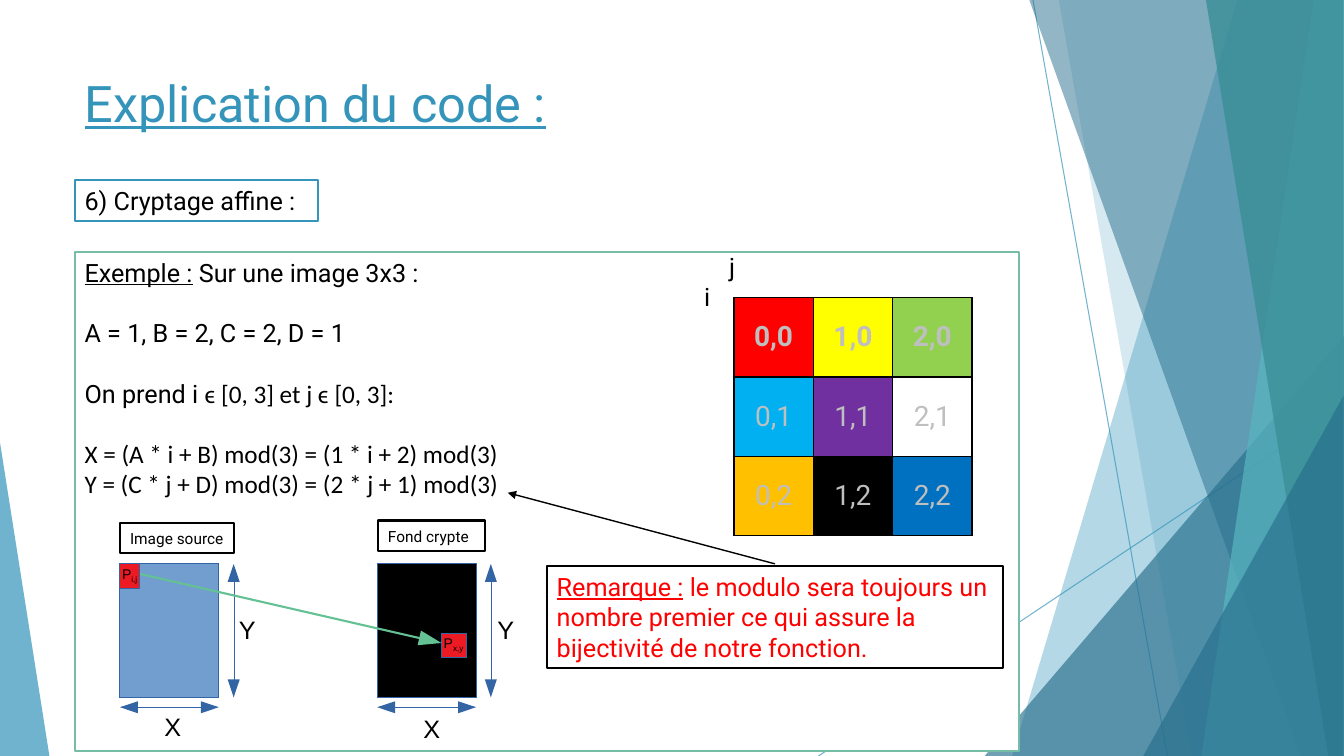
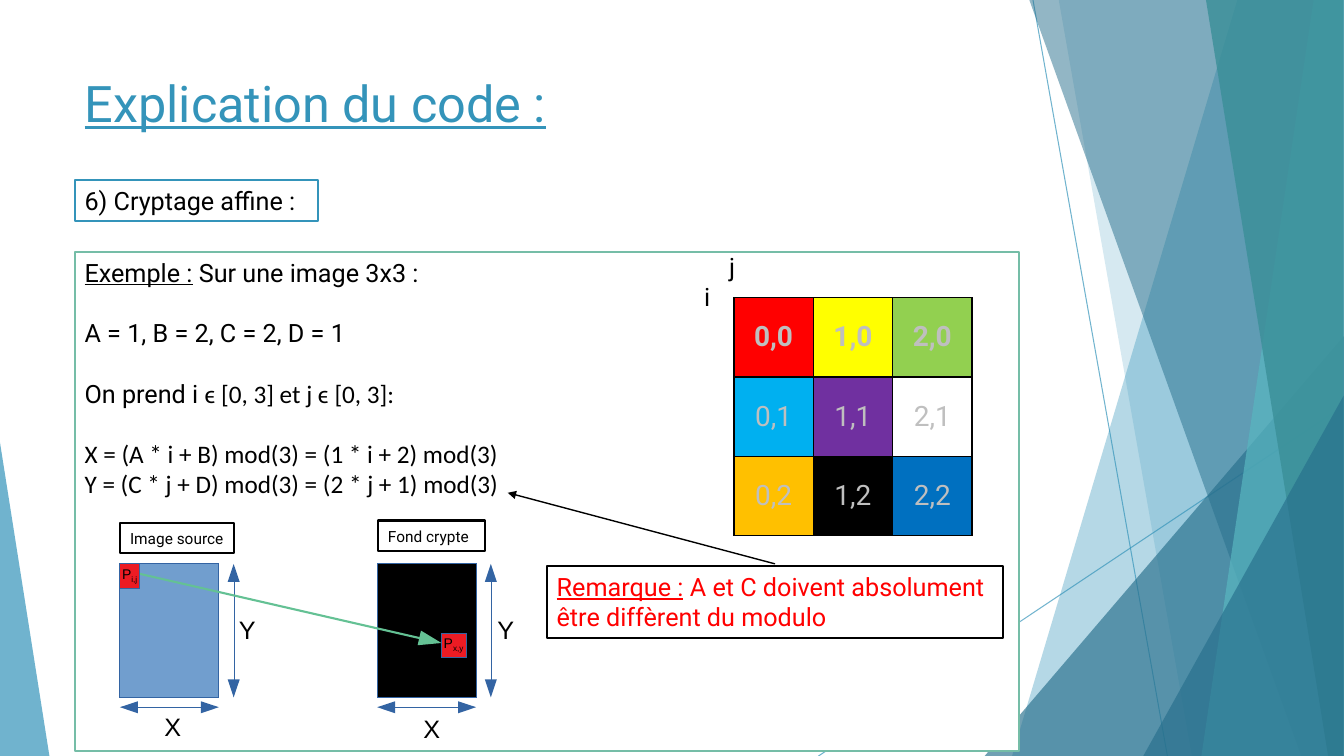
Before and after one commit to romainpasquier/Cryptage-Decryptage-d-images, a slide deck: slide 7 of TIPE/Dossier/TIPE Power point.pptx. Drawn at 1344x756 pixels with LibreOffice and Linux fonts; fonts in the diff are those of the drawing. Boxes give left, top, right and bottom in pixels: in the first picture for what was removed or moved away, otherwise in the second. Text is boxed around its words. In the diff, an @@ line names an element or a change of style, - is before the commit and + after.

```diff
--- a/TIPE/Dossier/TIPE Power point.pptx
+++ b/TIPE/Dossier/TIPE Power point.pptx
@@ rectangle "Remarque : A et C ...": place and size @@
-rectangle "Remarque : A et C ..." at [546, 567, 1003, 668]
+rectangle "Remarque : A et C ..." at [546, 567, 1003, 638]
@@ text in rectangle at [557, 577, 984, 627]: text changed @@
-Remarque : le modulo sera toujours un nombre premier ce qui assure la bijectivité de notre fonction.
+Remarque : A et C doivent absolument être diffèrent du modulo
```
Also in this commit, not shown: 5 other slides changed, 1 slide added, 3 slides removed.
